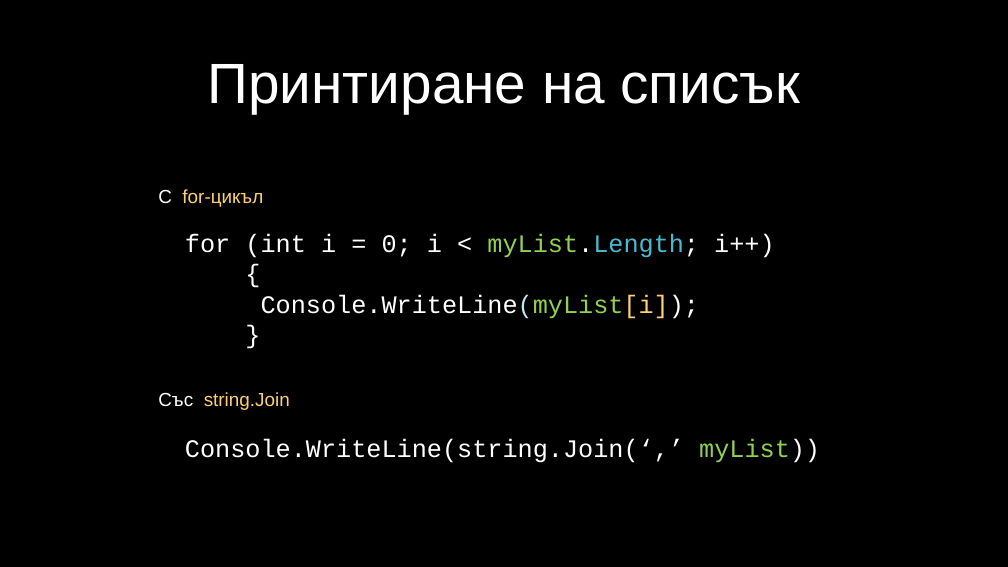
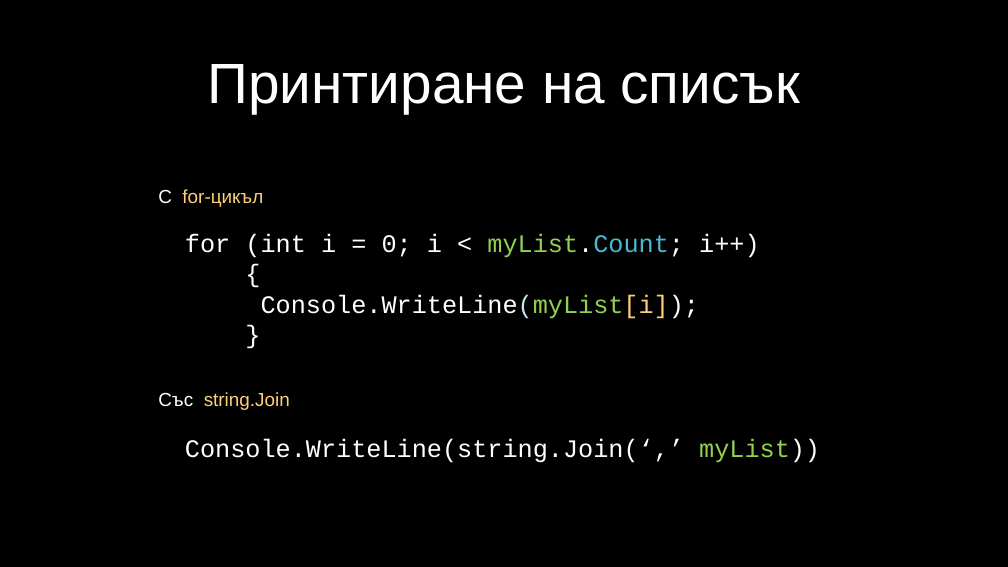
Before and after one commit to velizar92/CSharp-Programming-Presentations, a slide deck: slide 26 of C# Intermediate.pptx. Drawn at 1008x567 pixels with LibreOffice and Linux fonts; fonts in the diff are those of the drawing; background and template pictures are left out. Boxes give left, top, right and bottom in pixels: in the first picture for what was removed or moved away, otherwise in the second. Text is boxed around its words. In the diff, an @@ line names an element or a change of style, - is before the commit and + after.

```diff
--- a/C# Intermediate.pptx
+++ b/C# Intermediate.pptx
@@ text at (185, 234, 760, 258): text changed @@
-for (int i = 0; i < myList.Length; i++)
+for (int i = 0; i < myList.Count; i++)
```
Also in this commit, not shown: 5 slides added.
